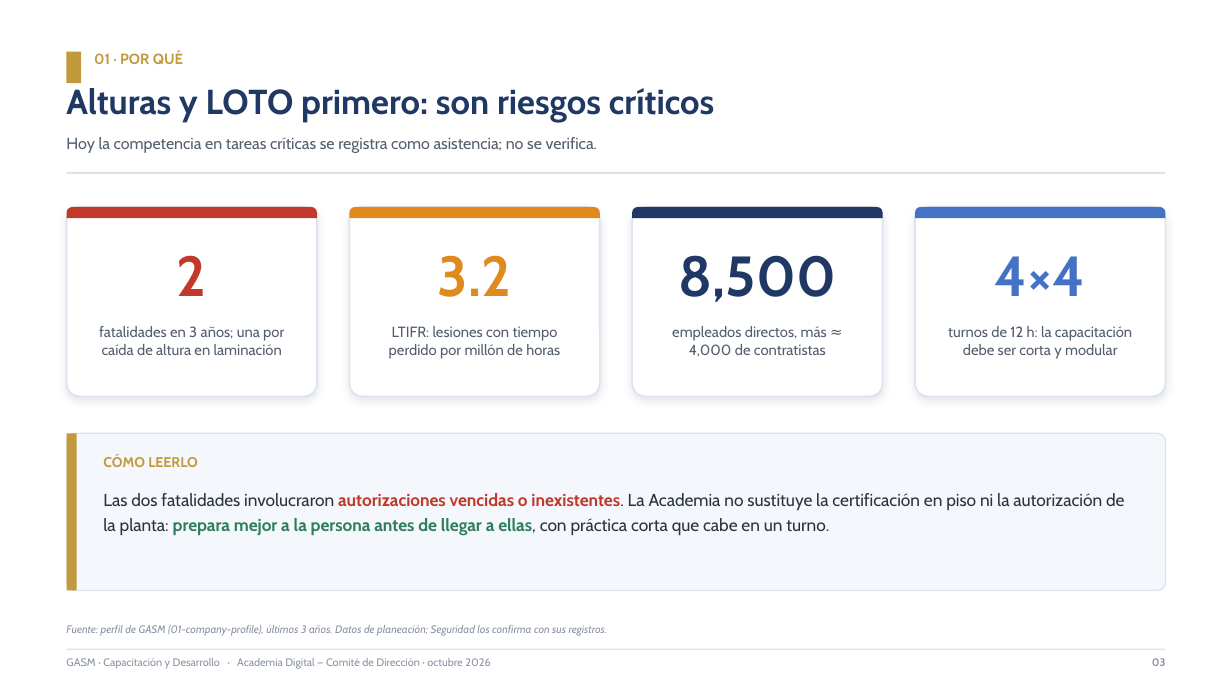
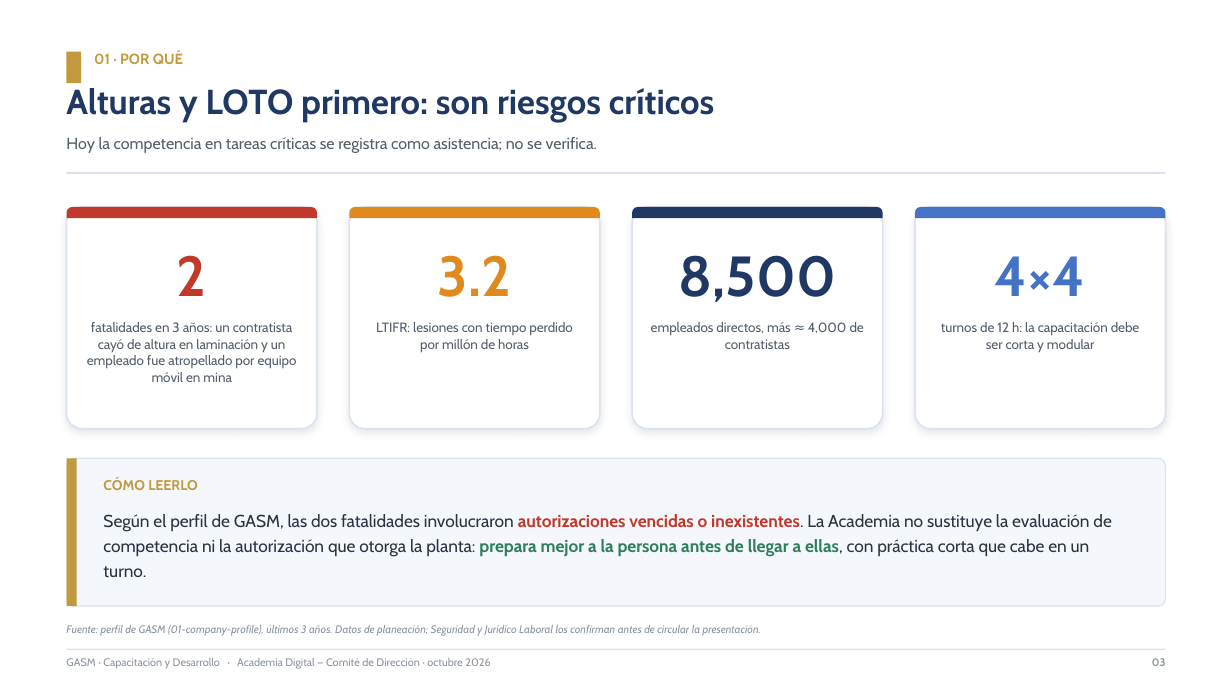
Before and after one commit to diegocardonaguzman03-maker/HR, a slide deck: slide 3 of entregables/2026-10-08-presentacion-comite/academia-digital-misiones-comite.pptx. Drawn at 1232x693 pixels with LibreOffice and Linux fonts; fonts in the diff are those of the drawing. Boxes give left, top, right and bottom in pixels: in the first picture for what was removed or moved away, otherwise in the second. Text is boxed around its words. In the diff, an @@ line names an element or a change of style, - is before the commit and + after.

```diff
--- a/entregables/2026-10-08-presentacion-comite/academia-digital-misiones-comite.pptx
+++ b/entregables/2026-10-08-presentacion-comite/academia-digital-misiones-comite.pptx
@@ rounded rectangle: place and size @@
-rounded rectangle at <box>67,207,317,396</box>
+rounded rectangle at <box>67,207,317,429</box>
@@ rounded rectangle: place and size @@
-rounded rectangle at <box>349,207,600,396</box>
+rounded rectangle at <box>349,207,600,429</box>
@@ rounded rectangle: place and size @@
-rounded rectangle at <box>632,207,883,396</box>
+rounded rectangle at <box>632,207,883,429</box>
@@ rounded rectangle: place and size @@
-rounded rectangle at <box>915,207,1165,396</box>
+rounded rectangle at <box>915,207,1165,429</box>
@@ text at <box>87,322,297,382</box>: text changed; size 11.5 to 10.5 pt @@
-fatalidades en 3 años; una por caída de altura en laminación
+fatalidades en 3 años: un contratista cayó de altura en laminación y un empleado fue atropellado por equipo móvil en mina
@@ size 11.5 to 10.5 pt in 3 elements at <box>376,322,573,352</box>, <box>651,322,864,349</box>, <box>941,322,1140,352</box> @@
@@ rounded rectangle: place and size @@
-rounded rectangle at <box>67,433,1165,591</box>
+rounded rectangle at <box>67,458,1165,606</box>
@@ rectangle: place and size @@
-rectangle at <box>67,433,77,591</box>
+rectangle at <box>67,458,77,606</box>
@@ text "CÓMO LEERLO": place and size @@
-text "CÓMO LEERLO" at <box>103,455,198,467</box>
+text "CÓMO LEERLO" at <box>103,478,198,490</box>
@@ text at <box>103,514,1111,577</box>: text changed @@
-Las dos fatalidades involucraron autorizaciones vencidas o inexistentes. La Academia no sustituye la certificación en piso ni la autorización de la planta: prepara mejor a la persona antes de llegar a ellas, con práctica corta que cabe en un turno.
+Según el perfil de GASM, las dos fatalidades involucraron autorizaciones vencidas o inexistentes. La Academia no sustituye la evaluación de competencia ni la autorización que otorga la planta: prepara mejor a la persona antes de llegar a ellas, con práctica corta que cabe en un turno.
@@ text at <box>66,625,761,636</box>: text changed @@
-Fuente: perfil de GASM (01-company-profile), últimos 3 años. Datos de planeación; Seguridad los confirma con sus registros.
+Fuente: perfil de GASM (01-company-profile), últimos 3 años. Datos de planeación; Seguridad y Jurídico Laboral los confirman antes de circular la presentación.
```
Also in this commit, not shown: 9 other slides changed.
